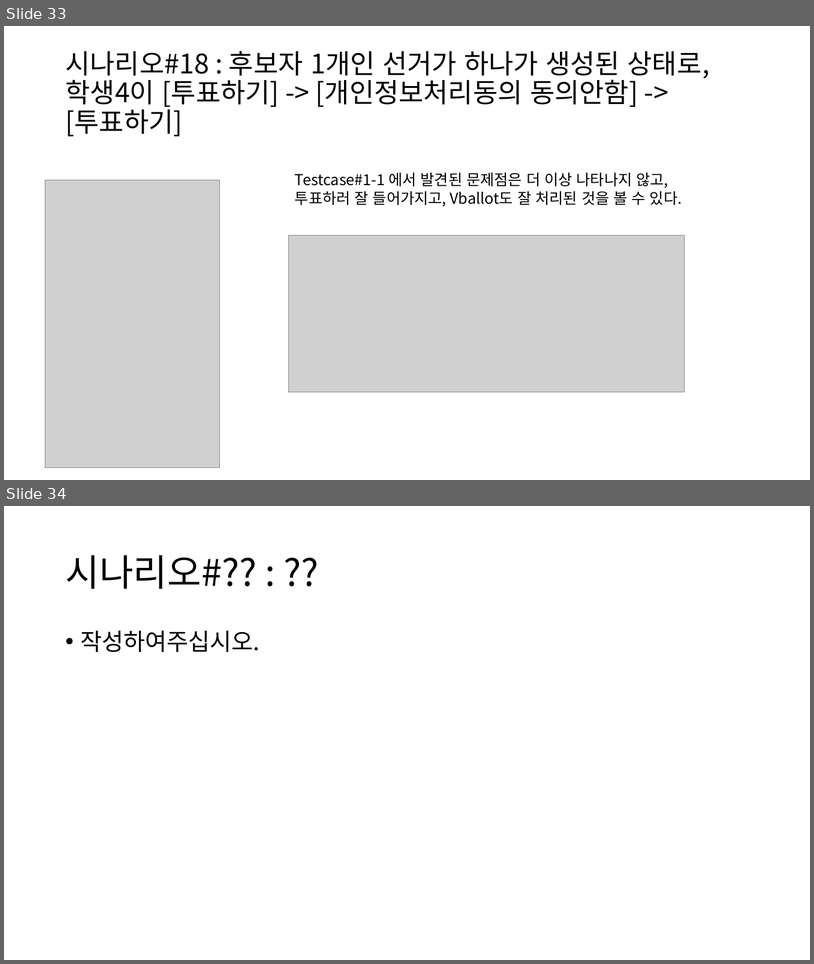
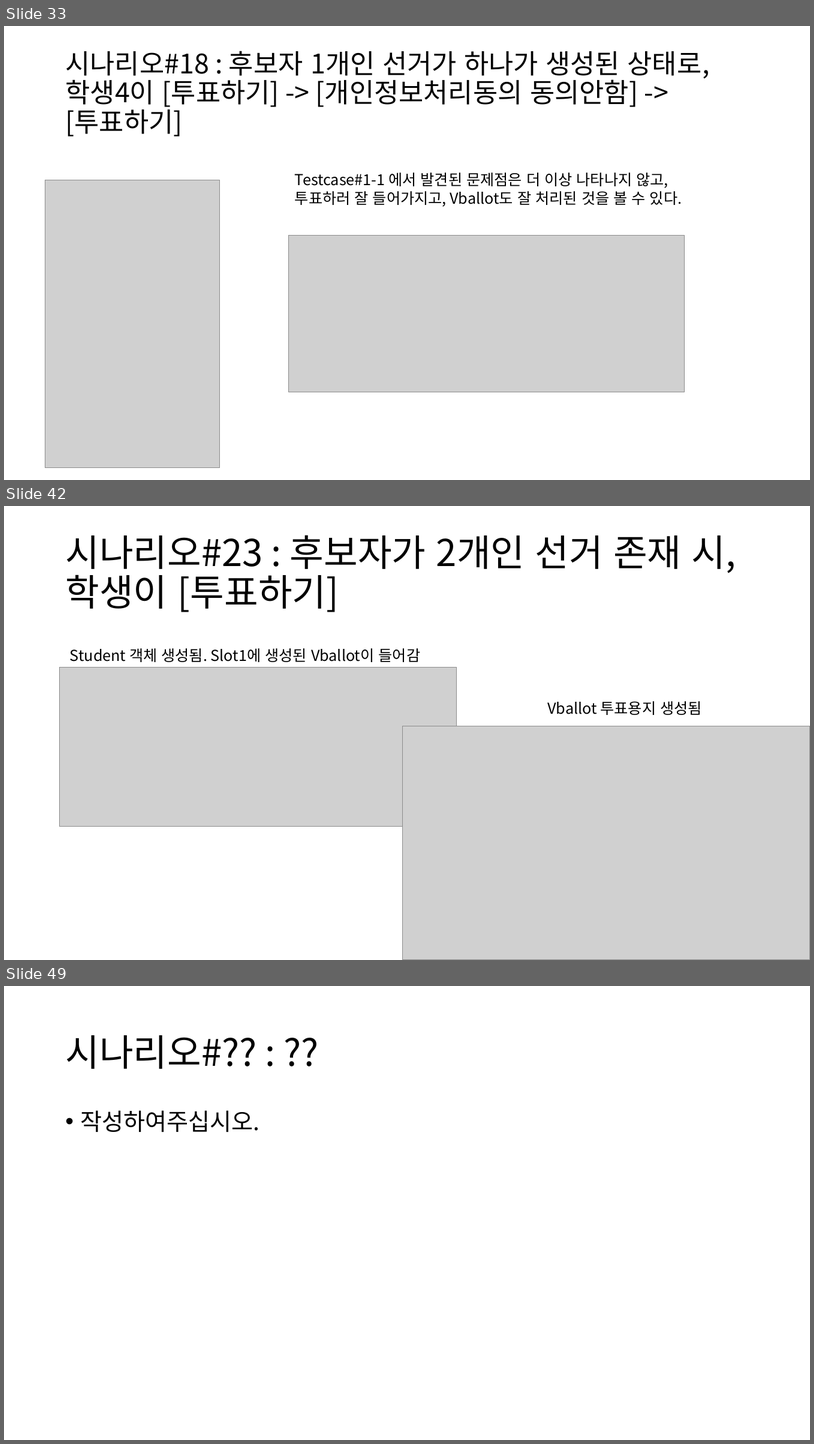
Before and after one commit to BL-UCKSS/evote-project, a slide deck: Document/Testcase/Testcase #1.pptx. Shown one above the other, each under a label of ours: slides 33 and 34 before the commit, slides 33, 42 and 49 after it; the slides between them are not shown. The pictures are 814x964 and 814x1444 pixels, drawn with LibreOffice and Linux fonts; fonts in the diff are those of the drawing; grey boxes stand for pictures. Boxes give left, top, right and bottom in pixels: in the first picture for what was removed or moved away, otherwise in the second. Text is boxed around its words. In the diff, an @@ line names an element or a change of style, - is before the commit and + after.

```diff
--- a/Document/Testcase/Testcase #1.pptx
+++ b/Document/Testcase/Testcase #1.pptx
@@ slide 42 added at (4, 506, 810, 960), background #FFFFFF @@
@@ title added at (65, 535, 737, 612), 44 pt, text #000000 @@
+시나리오#23 : 후보자가 2개인 선거 존재 시, 학생이 [투표하기]
@@ text added at (70, 648, 421, 662), 18 pt, text #000000 @@
+Student 객체 생성됨. Slot1에 생성된 Vballot이 들어감
@@ picture added at (60, 667, 457, 826) @@
@@ text added at (548, 701, 702, 715), 18 pt, text #000000 @@
+Vballot 투표용지 생성됨
@@ picture added at (402, 726, 810, 960) @@
@@ what was slide 34 is now slide 49 @@
```
Also in this commit, not shown: 1 slide changed, 16 other slides added, 1 other file.
